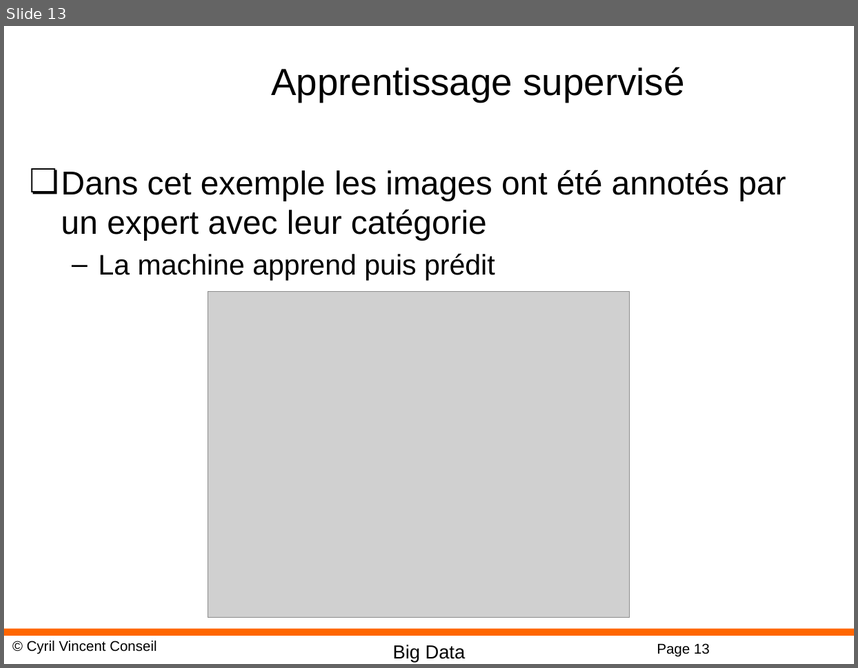
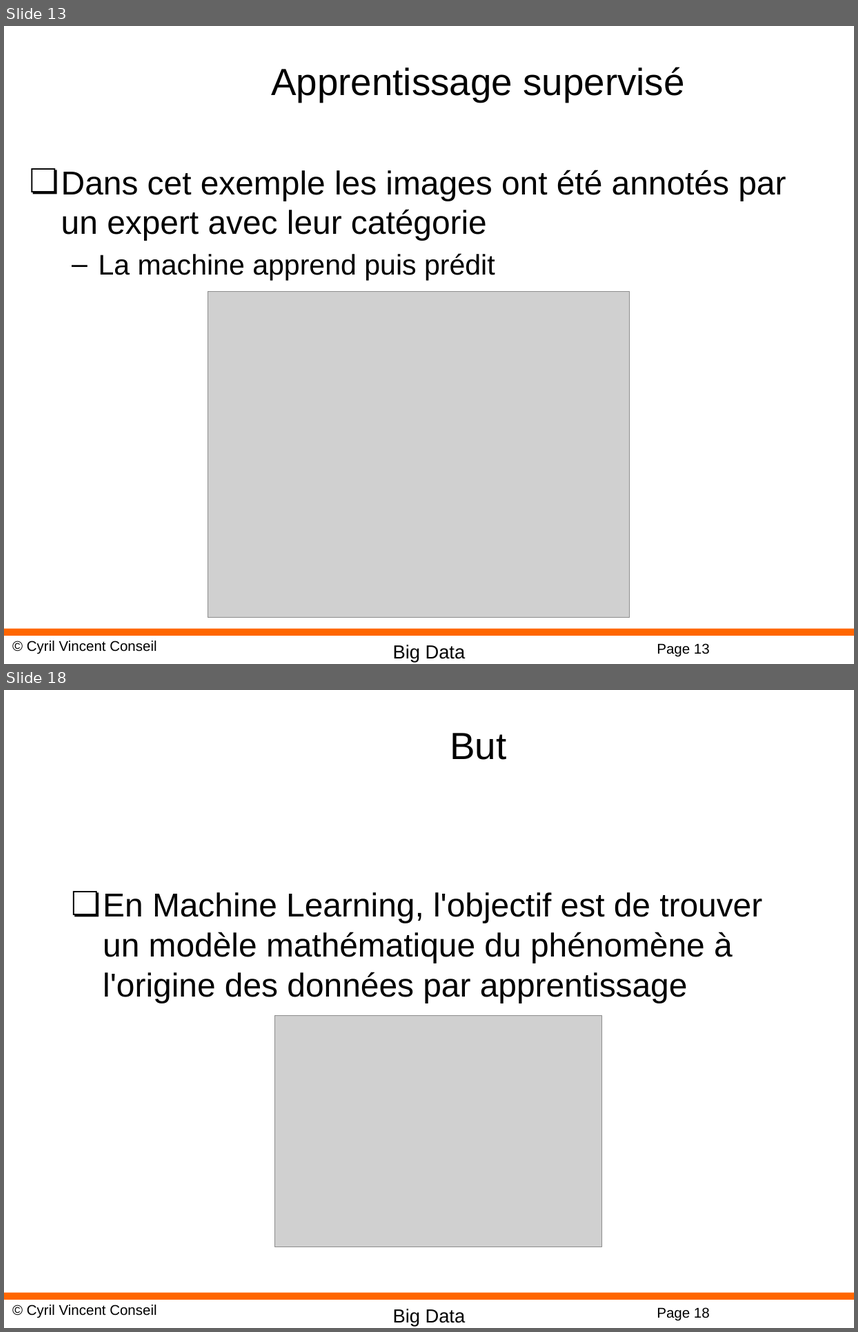
Before and after one commit to cyrilvincent/bigdata, a slide deck: ppt/BigData01-Intro.pptx. Shown one above the other, each under a label of ours: slide 13 before the commit, slides 13 and 18 after it; the slides between them are not shown. The pictures are 858x668 and 858x1332 pixels, drawn with LibreOffice and Linux fonts; fonts in the diff are those of the drawing; grey boxes stand for pictures; background and template pictures are left out. Boxes give left, top, right and bottom in pixels: in the first picture for what was removed or moved away, otherwise in the second. Text is boxed around its words. In the diff, an @@ line names an element or a change of style, - is before the commit and + after.

```diff
--- a/ppt/BigData01-Intro.pptx
+++ b/ppt/BigData01-Intro.pptx
@@ slide 18 added at (4, 690, 854, 1328), background #FFFFFF; not listed: 4 template elements that a slide beside it also shows @@
@@ title added at (450, 733, 506, 760), 32 pt, text #000000 @@
+But
@@ text added at (103, 892, 762, 1003), 28 pt, text #000000 @@
+❏ En Machine Learning, l'objectif est de trouver un modèle mathématique du phénomène à l'origine des données par apprentissage
@@ picture added at (275, 1016, 602, 1247) @@
```
Also in this commit, not shown: 23 other slides added, 22 other files.
